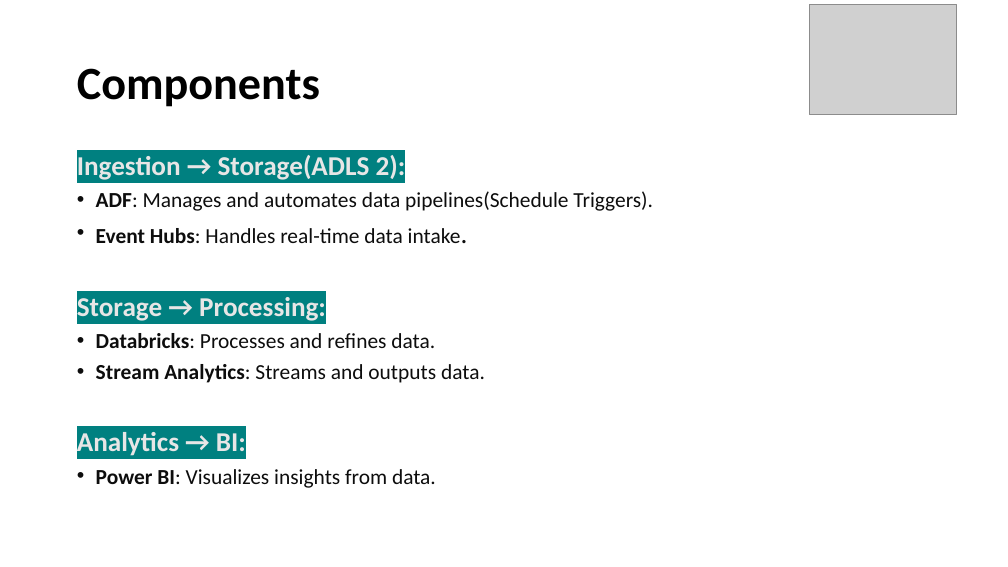
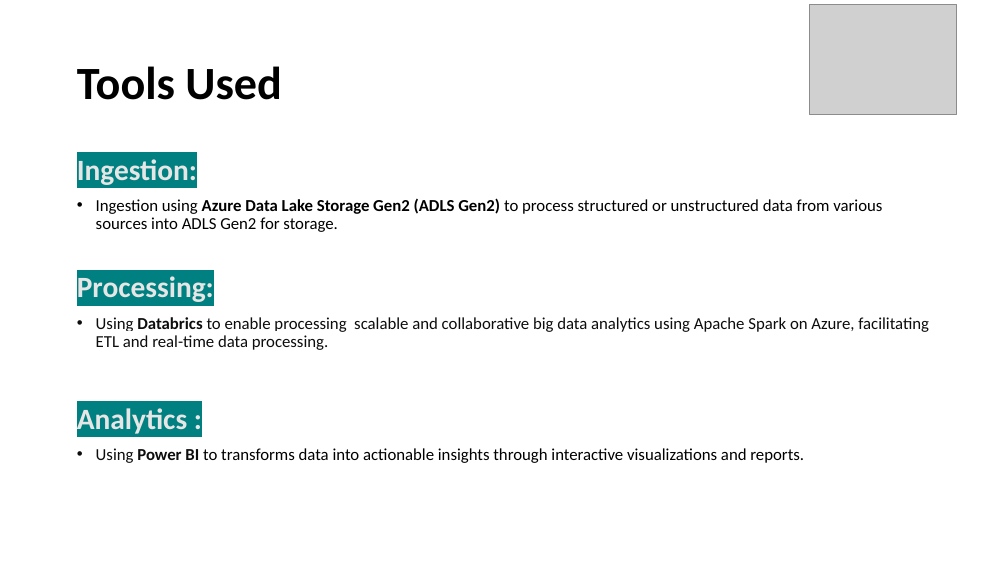
Before and after one commit to rrsharmaa/Credit_Lending, a slide deck: slide 3 of High_level_architechture/Credit Lending HLA.pptx. Drawn at 1008x567 pixels with LibreOffice and Linux fonts; fonts in the diff are those of the drawing; grey boxes stand for pictures. Boxes give left, top, right and bottom in pixels: in the first picture for what was removed or moved away, otherwise in the second. Text is boxed around its words. In the diff, an @@ line names an element or a change of style, - is before the commit and + after.

```diff
--- a/High_level_architechture/Credit Lending HLA.pptx
+++ b/High_level_architechture/Credit Lending HLA.pptx
@@ title at [77, 66, 281, 100]: text changed @@
-Components
+Tools Used
@@ text at [77, 159, 929, 463]: text changed; size 20.4 to 16 pt; text colour #0D0D0D to #000000 @@
-Ingestion → Storage(ADLS 2):
-• ADF: Manages and automates data pipelines(Schedule Triggers).
-• Event Hubs: Handles real-time data intake.
-Storage → Processing:
-• Databricks: Processes and refines data.
-• Stream Analytics: Streams and outputs data.
-Analytics → BI:
-• Power BI: Visualizes insights from data.
+Ingestion:
+• Ingestion using Azure Data Lake Storage Gen2 (ADLS Gen2) to process structured or unstructured data from various sources into ADLS Gen2 for storage.
+Processing:
+• Using Databrics to enable processing scalable and collaborative big data analytics using Apache Spark on Azure, facilitating ETL and real-time data processing.
+Analytics :
+• Using Power BI to transforms data into actionable insights through interactive visualizations and reports.
```
Also in this commit, not shown: 1 other slide changed.
